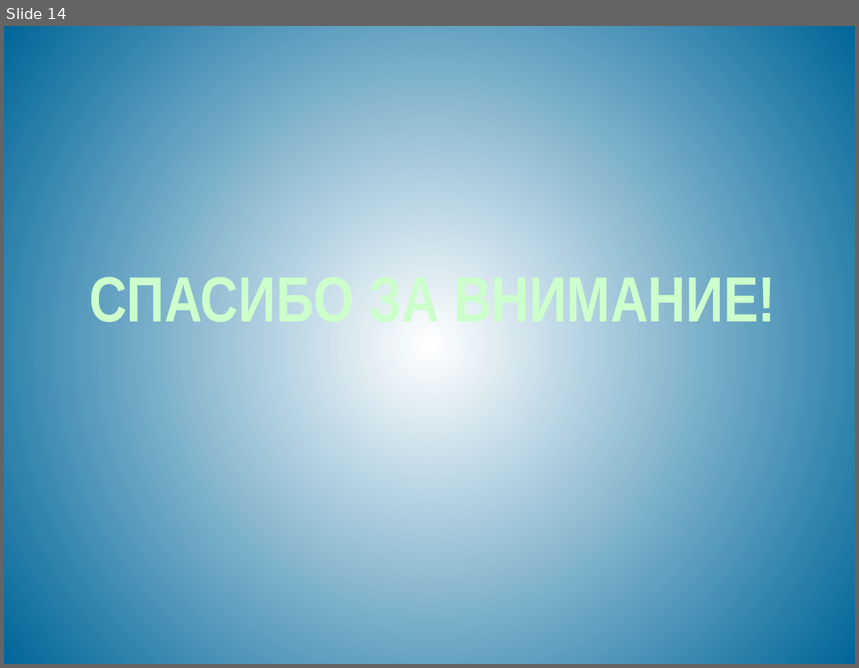
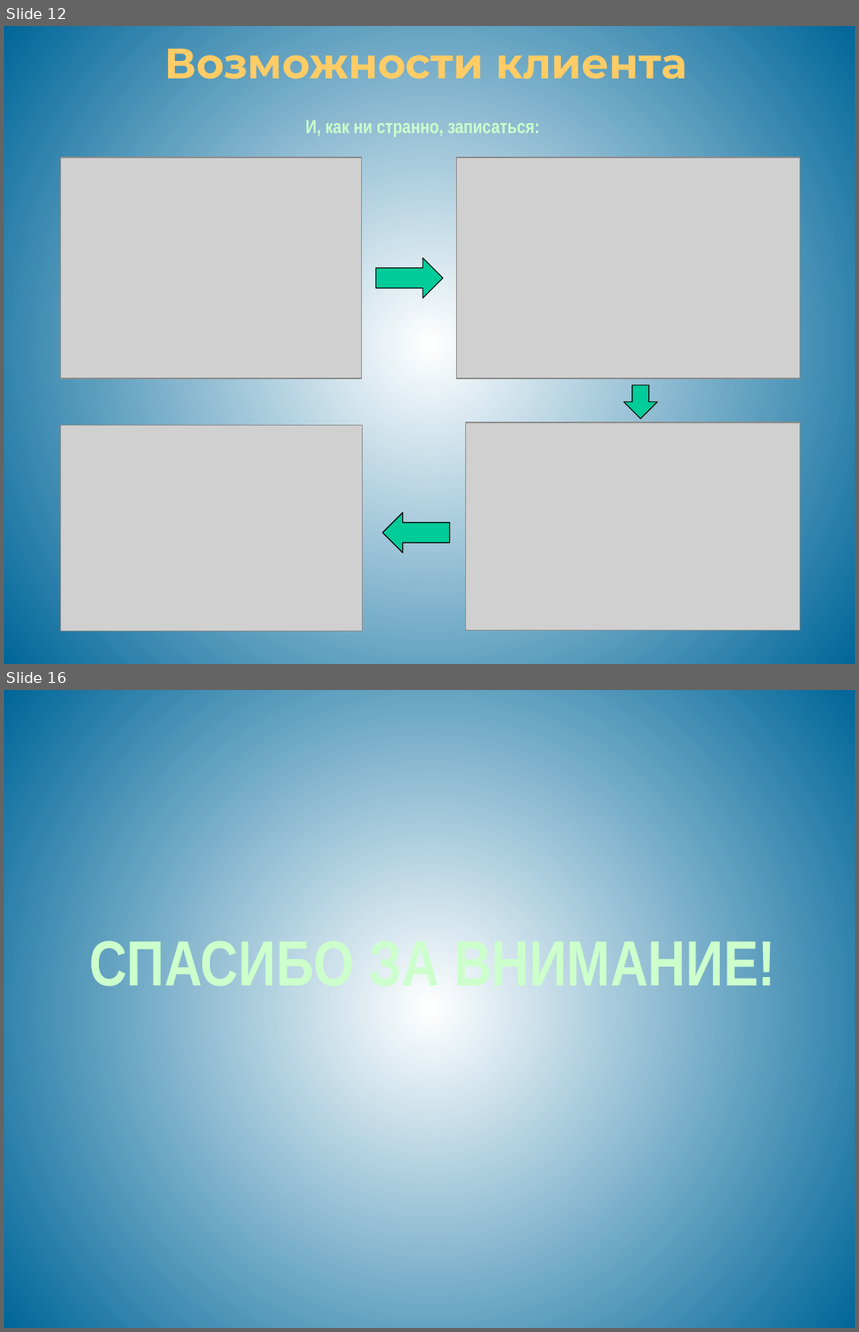
Before and after one commit to evgenypopov2/kotlingrad, a slide deck: presentation/Reservation assistant.pptx. Shown one above the other, each under a label of ours: slide 14 before the commit, slides 12 and 16 after it; the slides between them are not shown. The pictures are 859x668 and 859x1332 pixels, drawn with LibreOffice and Linux fonts; fonts in the diff are those of the drawing; grey boxes stand for pictures; background and template pictures are left out. Boxes give left, top, right and bottom in pixels: in the first picture for what was removed or moved away, otherwise in the second. Text is boxed around its words. In the diff, an @@ line names an element or a change of style, - is before the commit and + after.

```diff
--- a/presentation/Reservation assistant.pptx
+++ b/presentation/Reservation assistant.pptx
@@ slide 12 added at bbox=[4, 26, 855, 664], background gradient #FFFFFF to #006699 @@
@@ title added at bbox=[165, 37, 687, 79], 36 pt, text #FFCC66, bold @@
+Возможности клиента
@@ text added at bbox=[306, 120, 540, 137], 16 pt, text #CCFFCC, bold @@
+И, как ни странно, записаться:
@@ picture added at bbox=[61, 158, 361, 379] @@
@@ picture added at bbox=[456, 158, 800, 379] @@
@@ right arrow added at bbox=[376, 259, 443, 298], fill #00CC99, outline #000000 0.75 pt @@
@@ down arrow added at bbox=[623, 385, 657, 418], fill #00CC99, outline #000000 0.75 pt @@
@@ picture added at bbox=[61, 425, 363, 631] @@
@@ picture added at bbox=[465, 423, 800, 630] @@
@@ right arrow added at bbox=[382, 513, 450, 553], fill #00CC99, outline #000000 0.75 pt @@
@@ what was slide 14 is now slide 16 @@
```
Also in this commit, not shown: 5 slides changed, 1 other slide added.
